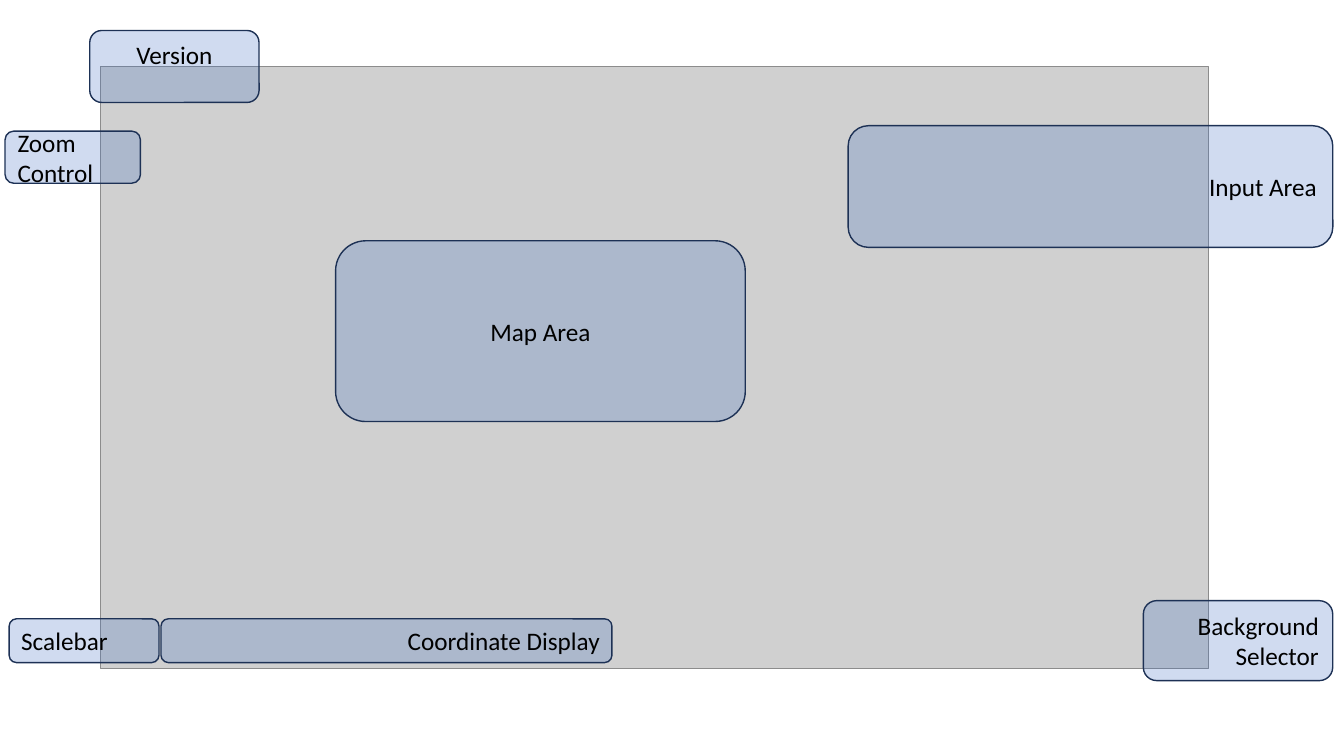
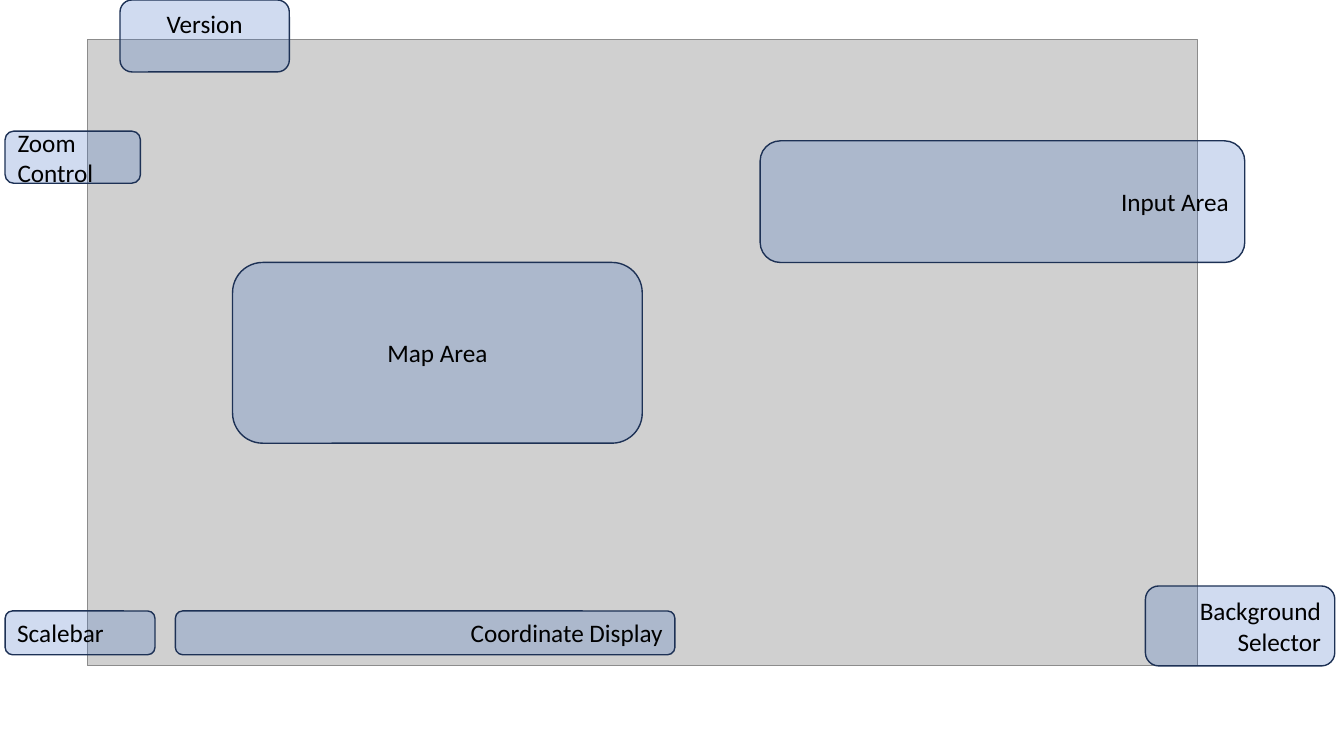
Before and after one commit to Lifescale-Analytics/OpenFTT, a slide deck: slide 2 of helpcontent/UserGuideGraphics.pptx. Drawn at 1344x756 pixels with LibreOffice and Linux fonts; fonts in the diff are those of the drawing; grey boxes stand for pictures. Boxes give left, top, right and bottom in pixels: in the first picture for what was removed or moved away, otherwise in the second. Text is boxed around its words. In the diff, an @@ line names an element or a change of style, - is before the commit and + after.

```diff
--- a/helpcontent/UserGuideGraphics.pptx
+++ b/helpcontent/UserGuideGraphics.pptx
@@ rounded rectangle "Version": place and size @@
-rounded rectangle "Version" at bbox=[90, 30, 259, 102]
+rounded rectangle "Version" at bbox=[120, 0, 289, 72]
@@ picture: place and size @@
-picture at bbox=[101, 67, 1209, 668]
+picture at bbox=[87, 39, 1197, 665]
@@ rounded rectangle "Input Area": place and size @@
-rounded rectangle "Input Area" at bbox=[848, 126, 1333, 248]
+rounded rectangle "Input Area" at bbox=[760, 141, 1245, 263]
@@ rounded rectangle "Map Area": place and size @@
-rounded rectangle "Map Area" at bbox=[336, 241, 745, 421]
+rounded rectangle "Map Area" at bbox=[233, 262, 642, 443]
@@ rounded rectangle "Background": place and size @@
-rounded rectangle "Background" at bbox=[1143, 601, 1333, 681]
+rounded rectangle "Background" at bbox=[1145, 586, 1335, 665]
@@ rounded rectangle "Scalebar": place and size @@
-rounded rectangle "Scalebar" at bbox=[9, 619, 159, 662]
+rounded rectangle "Scalebar" at bbox=[5, 611, 155, 654]
@@ rounded rectangle "Coordinate Display": place and size @@
-rounded rectangle "Coordinate Display" at bbox=[161, 619, 612, 662]
+rounded rectangle "Coordinate Display" at bbox=[175, 611, 676, 654]
```
Also in this commit, not shown: 2 other slides changed, 1 slide added, 1 slide removed, 2 other files.
